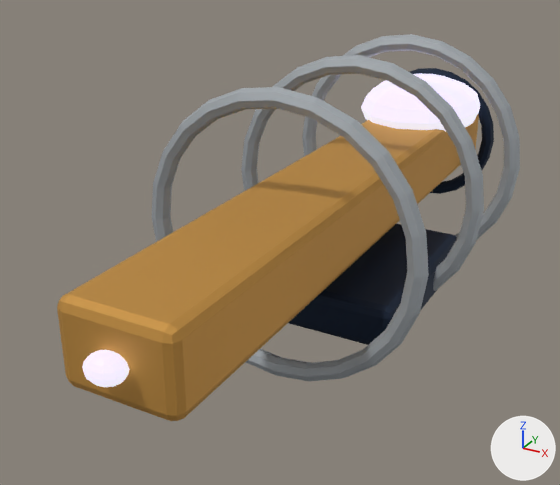
An edit to the glTF model public/assets/ships/congregation/cutter/lod2.glb, drawn before and after from the same camera.
Camera for both pictures: a 50 mm lens placed at (4.49, -9.74, 4.07), pointed at (-0.56, -0.56, -0.52). Arrows for +X, +Y and +Z are at lower right; the lights stay in place. The first picture is the older version. Where no turn or scale is listed for an object, it has been applied to the vertices. Vertices at exactly the same position are counted once.

In view in the first picture: 'RIMWARD_EMISSIVE', 'RIMWARD_ENGINE_GLOW', 'RIMWARD_HULL'.
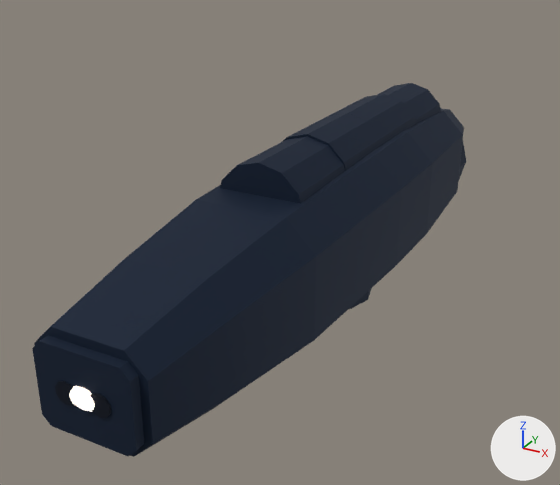
The change, as a diff of the scene's bpy script:
```diff
--- a/public/assets/ships/congregation/cutter/lod2.glb.py
+++ b/public/assets/ships/congregation/cutter/lod2.glb.py
@@ me_sphere @@
 # used by ob_rimward_emissive; parent = ob_rimward_ship_root; location = (0.0, 3.784, 0.66); scale = (1.32, 1.32, 1.32)
-me_sphere.from_pydata(...)  # 86 vertices, 168 faces; spans x -0.8..0.8, y -1.0..1.0, z -0.4..0.4
+me_sphere.from_pydata(...)  # 40 vertices, 68 faces; spans x -0.07..0.07, y -1.0..1.0, z -0.07..0.07
+# me_sphere part 1: the whole mesh is rebuilt
 me_sphere.materials.append(mat_rimward_emissive)
@@ me_cube @@
 # used by ob_rimward_hull; parent = ob_rimward_ship_root; location = (0.0, 0.154, 0.0); scale = (5.06, 5.06, 5.06)
-me_cube.from_pydata(...)  # 880 vertices, 1752 faces; spans x -0.4..0.4, y -1.0..1.0, z -0.4..0.4
+me_cube.from_pydata(...)  # 420 vertices, 760 faces; spans x -0.2..0.2, y -1.0..1.0, z -0.23..0.23
+# me_cube part 2: a new loose piece, a 10-sided cylinder along y spanning x -0.061..-0.015, y -1.0..-0.974, z -0.051..-0.002, in mat_rimward_hull
+# me_cube part 3: a new loose piece, a 10-sided cylinder along y spanning x 0.015..0.061, y -1.0..-0.974, z -0.051..-0.002, in mat_rimward_hull
+# me_cube part 4: a new loose piece, a 12-sided cylinder along y spanning x -0.11..0.11, y 0.32..0.58, z -0.01..0.22, in mat_rimward_hull
+# me_cube part 5: a new loose piece, a 12-sided cylinder along y spanning x -0.11..0.11, y 0.08..0.34, z 0.0..0.23, in mat_rimward_hull
+# me_cube part 6: a new loose piece, a 12-sided cylinder along y spanning x -0.11..0.11, y -0.16..0.1, z 0.0..0.23, in mat_rimward_hull
+# me_cube part 7: a new loose piece, a 12-sided cylinder along y spanning x -0.11..0.11, y -0.39..-0.13, z 0.0..0.23, in mat_rimward_hull
+# me_cube part 8: a new loose piece, a 12-sided cylinder along y spanning x -0.148..0.148, y 0.71..0.785, z -0.224..0.072, in mat_rimward_hull
+# me_cube part 9: a new loose piece, a 12-sided cylinder along z spanning x -0.141..0.141, y -0.198..0.084, z -0.234..-0.171, in mat_rimward_hull
+# me_cube part 10: the loose piece of 56 vertices spanning x -0.15..0.15, y -1.0..1.0, z -0.1..0.1 is rebuilt with 56 vertices and now spans x -0.2..0.2, y -0.97..0.76, z -0.21..0.16
+# me_cube part 11: a new loose piece of 16 vertices spanning x -0.11..0.11, y -1.0..-0.9, z -0.12..0.06, in mat_rimward_hull
+# me_cube part 12: the loose piece of 192 vertices spanning x -0.4..0.4, y -0.37..-0.32, z -0.4..0.4 is deleted
+# me_cube part 13: the loose piece of 192 vertices spanning x -0.24..0.24, y 0.82..0.86, z -0.24..0.24 is deleted
+# me_cube part 14: the loose piece of 192 vertices spanning x -0.4..0.4, y 0.1..0.16, z -0.4..0.4 is deleted
+# me_cube part 15: the loose piece of 192 vertices spanning x -0.4..0.4, y 0.54..0.59, z -0.4..0.4 is deleted
+# me_cube part 16: the loose piece of 56 vertices spanning x -0.28..0.28, y -0.24..0.37, z -0.31..-0.18 is deleted
+# other edits to the shape of me_cube do not show in these pictures
 me_cube.materials.append(mat_rimward_hull)
@@ ob_rimward_emissive @@
 ob_rimward_emissive.parent = ob_rimward_ship_root
-ob_rimward_emissive.location = (0.0, 3.784, 0.66)
-ob_rimward_emissive.scale = (1.32, 1.32, 1.32)
+ob_rimward_emissive.location = (0.0, -0.0242, -0.143)
+ob_rimward_emissive.scale = (5.25, 5.25, 5.25)
@@ ob_rimward_engine_glow @@
 ob_rimward_engine_glow = bpy.data.objects.new('RIMWARD_ENGINE_GLOW', me_sphere_001)
-ob_rimward_engine_glow.location = (0.0, -5.02, 0.0)
+ob_rimward_engine_glow.location = (0.0, -5.23, -0.14)
@@ ob_rimward_hull @@
 ob_rimward_hull.parent = ob_rimward_ship_root
-ob_rimward_hull.location = (0.0, 0.154, 0.0)
-ob_rimward_hull.scale = (5.06, 5.06, 5.06)
+ob_rimward_hull.location = (0.0, 0.029, 0.0)
+ob_rimward_hull.scale = (5.4, 5.4, 5.4)
```

Changed parts and their boxes (x1, y1, x2, y2) in the pictures (560 x 485 px):
'RIMWARD_HULL', reshaped, moved, rescaled (6% narrower)
    before: (57, 34, 520, 421)
    after: (32, 83, 466, 457)
'RIMWARD_EMISSIVE', reshaped, moved, rescaled (not visible afterwards)
    before: (361, 73, 480, 132)
'RIMWARD_ENGINE_GLOW', moved
    before: (82, 350, 130, 387)
    after: (69, 386, 95, 412)
part 2 of me_cube, added
    after: (55, 381, 74, 405)
part 3 of me_cube, added
    after: (90, 393, 111, 418)
part 4 of me_cube, added (blue)
    after: (377, 83, 441, 124)
part 5 of me_cube, added (blue)
    after: (329, 94, 416, 145)
part 6 of me_cube, added (blue)
    after: (282, 113, 382, 171)
part 7 of me_cube, added (blue)
    after: (220, 136, 345, 204)
part 8 of me_cube, added (mostly hidden)
    after: (459, 142, 466, 179)
part 9 of me_cube, added (mostly hidden)
    after: (349, 288, 372, 309)
part 10 of me_cube, rebuilt (14% taller)
    before: (57, 115, 479, 421)
    after: (34, 109, 464, 457)
part 11 of me_cube, added (blue)
    after: (32, 335, 144, 456)
part 12 of me_cube, deleted
    before: (152, 87, 429, 381)
part 13 of me_cube, deleted
    before: (410, 68, 494, 194)
part 14 of me_cube, deleted
    before: (241, 55, 484, 291)
part 15 of me_cube, deleted
    before: (302, 34, 520, 240)
part 16 of me_cube, deleted
    before: (288, 224, 457, 345)
